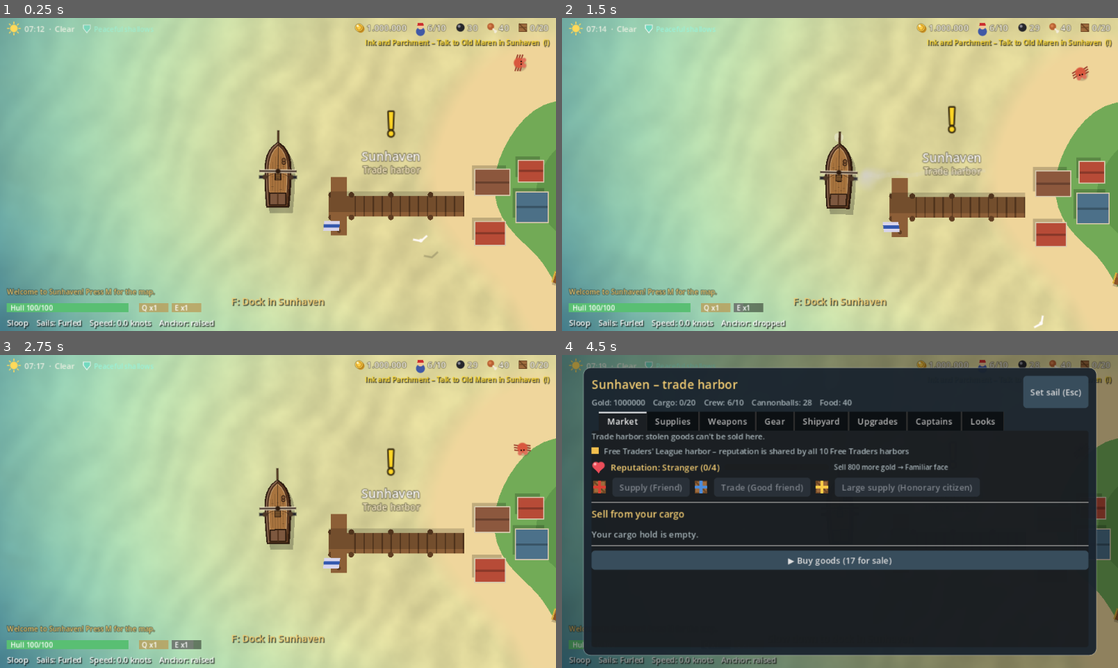
Above: before the commit, frames 1-4 (two rows, left to right).
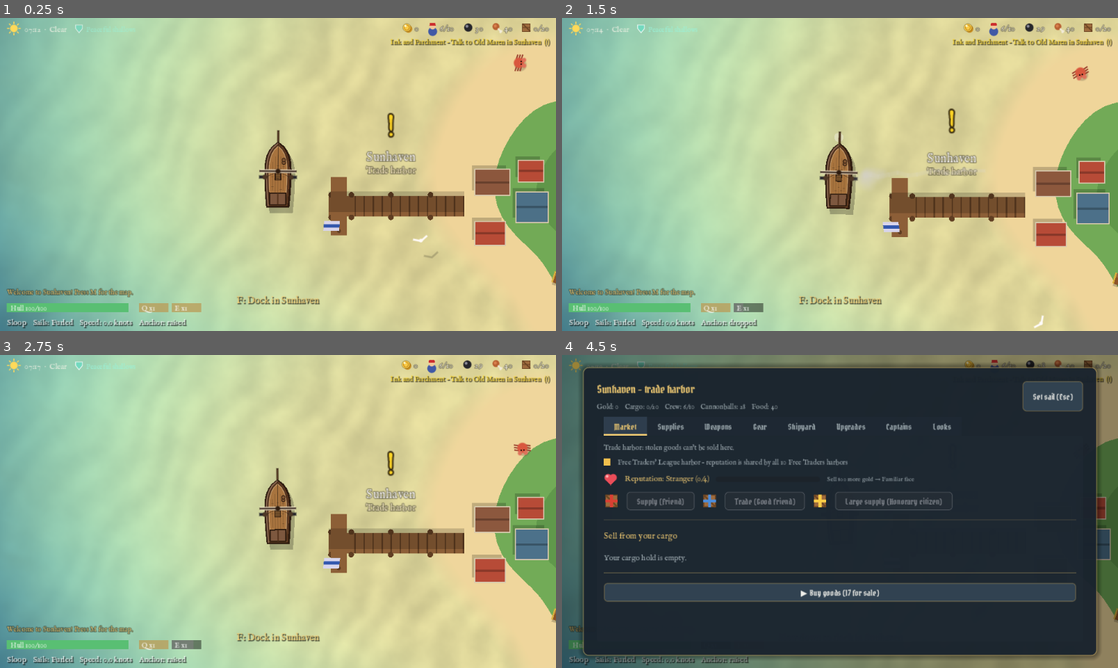
Above: after the commit, the same moments.

Repository: Marc-Wilms-Nielsen/pirate-game
Game: Godot game, scene res://scenes/main/main.tscn
Two runs of this game, one before a commit and one after it. Both use one fixed random seed, a clock stepped at 60 frames per second and the inputs below.
Inputs (mouse positions are in pixels of both pictures, inside the frame that each line leads up to):
- Up to frame 1 (0.25 s): no input
- Up to frame 2 (1.5 s): move the mouse to (962, 158) at 0.52 s; hold E (fire_right) 0.53-1.25 s; tap Space (anchor) at 0.6 s; click (962, 158) at 0.67 s; tap R (repair) at 0.8 s; drag from (728, 190) to (867, 208) at 1.27 s
- Up to frame 3 (2.75 s): move the mouse to (333, 442) at 2.02 s; hold E (fire_right) from 2.03 s (still down); tap Space (anchor) at 2.1 s; click (333, 442) at 2.17 s; tap R (repair) at 2.3 s
- Up to frame 4 (4.5 s): release E (fire_right) at 2.75 s; drag from (812, 574) to (673, 464) at 2.77 s; move the mouse to (1006, 558) at 3.52 s; hold Q (fire_left) 3.53-4.25 s; tap F (interact) at 3.6 s; click (1006, 558) at 3.67 s; tap R (repair) at 3.8 s; tap M (map) at 4.15 s; click "Decline" at 4.25 s

The runs differ from the first frame. In frame 1, 3.2% of the frame differs, in the area x 1-99%, y 1-100%; in frame 2, 3.2%; in frame 3, 3.2%; in frame 4, 26%.

Commit message:
Elegant UI, pirate fonts, softer clicks, 0 start gold, arrive under sail
- Fonts: Pirata One (headings, buttons, tabs) and IM FELL English (body,
  HUD, map), both SIL OFL, credited in CREDITS.md
- Text ~10 % smaller, more padding in panels and buttons, thin gold edges,
  gold line under the open tab, slim fast travel bar
- New deep, soft wooden button sound made by tools/generate_click.gd
- New voyages start with 0 gold; the 1,000,000 test top-up is removed;
  tests get their own start gold through Game.use_test_files
- Fast travel: surface out at sea under full sail heading for the pier, at a
  distance worked out from the ship's speed and glide, so taking in the
  sails at once coasts you to the pier
- On foot the camera can zoom out much less than at sea
- Home build map no longer spills under the building list

Co-Authored-By: Claude Opus 5.5 <noreply@anthropic.com>

Diff:
--- a/scenes/main/fast_travel.gd
+++ b/scenes/main/fast_travel.gd
@@ -8,6 +8,8 @@
 const SINK_TIME := 1.4
 const FADE_TIME := 0.35
 const RISE_TIME := 1.4
+const ARRIVAL_MIN := 250.0 ## px out from the pier where you surface (see arrival_spot)
+const ARRIVAL_MAX := 1400.0
 const PIRATE_RANGE := 700.0 ## no fast travel with an attacking pirate this close
 
 var busy := false
@@ -75,7 +77,10 @@
 		_spawn_bubbles(fleet, 1))
 	# 2. Fade to deep blue and move everyone
 	await _animate(FADE_TIME, func(t: float) -> void: _fade.color.a = t)
-	s.place_at(harbor.dock_position(), harbor.dock_rotation())
+	# You arrive out at sea, under full sail, heading for the pier: lower the sails and
+	# dock yourself (the harbor's local +x points out to sea).
+	var arrival := arrival_spot(harbor)
+	s.place_at(arrival, (harbor.dock_position() - arrival).angle())
 	for escort in get_tree().get_nodes_in_group("escorts"):
 		escort.call("_teleport_to_formation", s)
 	var tow := get_tree().get_first_node_in_group("tow_train")
@@ -91,7 +96,11 @@
 			(wake as Wake).clear() # no foam trail across the whole world
 	await get_tree().process_frame
 	await _animate(FADE_TIME, func(t: float) -> void: _fade.color.a = 1.0 - t)
-	# 3. Rise up through the water
+	# 3. Rise up through the water, already sailing at full speed – the wheel is yours
+	s.set_controlled(true)
+	s.sail_level = PlayerShip.SAIL_FACTORS.size() - 1
+	s.sail_level_changed.emit(s.sail_level)
+	s.speed = float(s.stats["speed"]) * Game.tow_speed_factor()
 	Sfx.play_at("splash", s.global_position)
 	await _animate(RISE_TIME, func(t: float) -> void:
 		for v in fleet:
@@ -102,11 +111,27 @@
 		if is_instance_valid(v):
 			(v as ShipVisual).set_sinking(0.0)
 	busy = false
-	s.set_controlled(true)
-	Game.notify("You surface at %s (%d gold). Press F to dock." % [harbor.harbor_name, price], UiTheme.ACCENT)
+	Game.notify("You surface off %s under full sail (%d gold). Lower the sails and dock!" % [harbor.harbor_name, price], UiTheme.ACCENT)
 	Game.changed.emit()
 	Game.save_game()
 	return true
+
+
+## Where you surface: open water straight out from the pier. The distance is worked out from
+## this ship's speed and how it glides: take in the sails the moment you are up, and you coast
+## to a stop right at the pier. React late and you need the anchor, or must steer away.
+func arrival_spot(harbor: Harbor) -> Vector2:
+	var s := _player_ship()
+	var dock := harbor.dock_position()
+	var out := Vector2.from_angle(harbor.global_rotation)
+	var v := float(s.stats["speed"]) * Game.tow_speed_factor() if s else 100.0
+	var glide := v * v / (2.0 * (s.deceleration if s else 9.0))
+	var dist := clampf(v * RISE_TIME + glide, ARRIVAL_MIN, ARRIVAL_MAX)
+	for k in [1.0, 0.8, 0.6, 0.4]:
+		var p: Vector2 = dock + out * dist * float(k)
+		if not Game.is_land(p) and not Game.is_land(dock + out * dist * float(k) * 0.5):
+			return p
+	return dock + out * ARRIVAL_MIN
 
 
 func _player_ship() -> PlayerShip:
--- a/scenes/player/player.gd
+++ b/scenes/player/player.gd
@@ -47,6 +47,8 @@
 	add_to_group("player_character")
 	WorldSky.add_lantern(self, Vector2.ZERO, 70.0, Color(1.0, 0.85, 0.6), 0.7)
 	($Camera2D as ZoomCamera).base_zoom = 2.0
+	# On foot the view stays close and personal: you can zoom out much less than at sea
+	($Camera2D as ZoomCamera).min_user_zoom = ZoomCamera.ON_FOOT_MIN_ZOOM
 	($Camera2D as Camera2D).top_level = true
 	_splash = AudioStreamPlayer.new()
 	_splash.stream = load("res://assets/audio/sfx/splash.wav") as AudioStream
--- a/scenes/ui/home_menu.gd
+++ b/scenes/ui/home_menu.gd
@@ -225,6 +225,7 @@
 	var grid := GridView.new()
 	grid.menu = self
 	grid.custom_minimum_size = Vector2(250, 220)
+	grid.clip_contents = true # the island art must not spill under the building list
 	row.add_child(grid)
 	var side := VBoxContainer.new()
 	side.size_flags_horizontal = Control.SIZE_EXPAND_FILL
--- a/scenes/ui/map_view.gd
+++ b/scenes/ui/map_view.gd
@@ -13,6 +13,16 @@
 	custom_minimum_size = Vector2(360, 240)
 	# Fast travel bar: shown at the bottom of the map when a harbor is picked
 	_bar = PanelContainer.new()
+	var bar_style := StyleBoxFlat.new() # a slim bar: less padding than a full menu panel
+	bar_style.bg_color = UiTheme.BG
+	bar_style.set_corner_radius_all(4)
+	bar_style.set_border_width_all(1)
+	bar_style.border_color = UiTheme.GOLD_EDGE
+	bar_style.content_margin_left = 10
+	bar_style.content_margin_right = 6
+	bar_style.content_margin_top = 4
+	bar_style.content_margin_bottom = 4
+	_bar.add_theme_stylebox_override("panel", bar_style)
 	_bar.visible = false
 	add_child(_bar)
 	var row := HBoxContainer.new()
@@ -305,7 +315,7 @@
 	]
 	draw_string(_font, pos + Vector2(0, 8), "Legend", HORIZONTAL_ALIGNMENT_LEFT, -1, 9, UiTheme.ACCENT)
 	for i in rows.size():
-		var y := pos.y + 20.0 + i * 12.0
+		var y := pos.y + 20.0 + i * 11.0
 		draw_circle(Vector2(pos.x + 4, y - 3), 3.0, rows[i][0], true, -1.0, true)
 		draw_string(_font, Vector2(pos.x + 12, y), rows[i][1], HORIZONTAL_ALIGNMENT_LEFT, -1, 8, UiTheme.TEXT)
 
--- a/scenes/ui/ui_theme.gd
+++ b/scenes/ui/ui_theme.gd
@@ -1,5 +1,7 @@
 class_name UiTheme
-## Fælles udseende og små hjælpefunktioner til menuerne.
+## Shared look and small helpers for the menus.
+## Style: deep blue-grey panels with thin gold edges, Pirata One for headings, buttons and tabs,
+## IM FELL English for body text (both SIL Open Font License, see CREDITS.md).
 
 const BG := Color(0.10, 0.14, 0.18, 0.95)
 const PANEL := Color(0.15, 0.20, 0.25, 1.0)
@@ -8,49 +10,135 @@
 const MUTED := Color(0.65, 0.70, 0.72)
 const GOOD := Color(0.6, 0.9, 0.6)
 const BAD := Color(1.0, 0.55, 0.5)
+const GOLD_EDGE := Color(0.95, 0.80, 0.45, 0.35)
+
+const BODY_FONT := "res://assets/fonts/IMFeENrm28P.ttf"
+const TITLE_FONT := "res://assets/fonts/PirataOne-Regular.ttf"
+const TEXT_SCALE := 0.9 ## all text a little smaller than the sizes asked for
+const TITLE_SIZE := 12 ## labels this size or bigger use the pirate heading font
+
+static var _body: Font
+static var _title: Font
+
+
+static func body_font() -> Font:
+	if _body == null:
+		_body = load(BODY_FONT) as Font
+	return _body
+
+
+static func title_font() -> Font:
+	if _title == null:
+		_title = load(TITLE_FONT) as Font
+	return _title
+
+
+## Text size after the global scale (never below 7, which stays readable).
+static func text_size(size: int) -> int:
+	return maxi(7, roundi(size * TEXT_SCALE))
+
+
+## Makes the body font the default for everything that isn't themed, including the HUD and
+## text drawn in code (map, quest marks). Called once at startup by the Settings autoload.
+static func install_default_font() -> void:
+	ThemeDB.fallback_font = body_font()
+	ThemeDB.get_default_theme().default_font = body_font() # unthemed controls such as the HUD
 
 
 static func make() -> Theme:
 	var theme := Theme.new()
-	theme.default_font_size = 10
+	theme.default_font = body_font()
+	theme.default_font_size = text_size(10)
 	var panel := StyleBoxFlat.new()
 	panel.bg_color = BG
-	panel.set_corner_radius_all(8)
+	panel.set_corner_radius_all(6)
 	panel.set_border_width_all(1)
-	panel.border_color = Color(1, 1, 1, 0.12)
-	panel.set_content_margin_all(10)
+	panel.border_color = GOLD_EDGE
+	panel.set_content_margin_all(16) # more room between the edge and what is inside
+	panel.shadow_color = Color(0, 0, 0, 0.35)
+	panel.shadow_size = 6
 	theme.set_stylebox("panel", "PanelContainer", panel)
 
 	var btn := StyleBoxFlat.new()
-	btn.bg_color = Color(0.22, 0.30, 0.36)
+	btn.bg_color = Color(0.20, 0.27, 0.33, 0.9)
 	btn.set_corner_radius_all(4)
-	btn.set_content_margin_all(4)
-	btn.content_margin_left = 8
-	btn.content_margin_right = 8
+	btn.set_border_width_all(1)
+	btn.border_color = Color(0.95, 0.80, 0.45, 0.22)
+	btn.content_margin_left = 12
+	btn.content_margin_right = 12
+	btn.content_margin_top = 4
+	btn.content_margin_bottom = 4
 	var hover := btn.duplicate() as StyleBoxFlat
-	hover.bg_color = Color(0.30, 0.40, 0.46)
+	hover.bg_color = Color(0.27, 0.35, 0.42, 0.95)
+	hover.border_color = Color(0.95, 0.80, 0.45, 0.6)
 	var pressed := btn.duplicate() as StyleBoxFlat
-	pressed.bg_color = Color(0.18, 0.24, 0.28)
+	pressed.bg_color = Color(0.16, 0.22, 0.27)
+	pressed.border_color = ACCENT
 	var disabled := btn.duplicate() as StyleBoxFlat
-	disabled.bg_color = Color(0.16, 0.19, 0.22)
-	theme.set_stylebox("normal", "Button", btn)
-	theme.set_stylebox("hover", "Button", hover)
-	theme.set_stylebox("pressed", "Button", pressed)
-	theme.set_stylebox("disabled", "Button", disabled)
-	theme.set_stylebox("focus", "Button", StyleBoxEmpty.new())
-	theme.set_color("font_disabled_color", "Button", Color(0.5, 0.52, 0.55))
+	disabled.bg_color = Color(0.15, 0.18, 0.21, 0.8)
+	disabled.border_color = Color(1, 1, 1, 0.06)
+	for kind in ["Button", "OptionButton"]:
+		theme.set_stylebox("normal", kind, btn)
+		theme.set_stylebox("hover", kind, hover)
+		theme.set_stylebox("pressed", kind, pressed)
+		theme.set_stylebox("disabled", kind, disabled)
+		theme.set_stylebox("focus", kind, StyleBoxEmpty.new())
+		theme.set_font("font", kind, title_font())
+		theme.set_font_size("font_size", kind, text_size(11))
+		theme.set_color("font_color", kind, TEXT)
+		theme.set_color("font_hover_color", kind, ACCENT)
+		theme.set_color("font_disabled_color", kind, Color(0.5, 0.52, 0.55))
+
+	# Tabs: a quiet row with a gold line under the open tab
+	var tab := StyleBoxFlat.new()
+	tab.bg_color = Color(0.12, 0.16, 0.2, 0.9)
+	tab.content_margin_left = 12
+	tab.content_margin_right = 12
+	tab.content_margin_top = 3
+	tab.content_margin_bottom = 3
+	var tab_sel := tab.duplicate() as StyleBoxFlat
+	tab_sel.bg_color = Color(0.18, 0.24, 0.3)
+	tab_sel.border_width_bottom = 2
+	tab_sel.border_color = ACCENT
+	var tab_hover := tab.duplicate() as StyleBoxFlat
+	tab_hover.bg_color = Color(0.16, 0.21, 0.26)
+	theme.set_stylebox("tab_unselected", "TabContainer", tab)
+	theme.set_stylebox("tab_selected", "TabContainer", tab_sel)
+	theme.set_stylebox("tab_hovered", "TabContainer", tab_hover)
+	var tab_panel := StyleBoxFlat.new()
+	tab_panel.bg_color = Color(0.12, 0.16, 0.2, 0.6)
+	tab_panel.set_content_margin_all(8)
+	tab_panel.set_corner_radius_all(3)
+	theme.set_stylebox("panel", "TabContainer", tab_panel)
+	theme.set_font("font", "TabContainer", title_font())
+	theme.set_font_size("font_size", "TabContainer", text_size(11))
+	theme.set_color("font_selected_color", "TabContainer", ACCENT)
+	theme.set_color("font_unselected_color", "TabContainer", MUTED)
+	theme.set_color("font_hovered_color", "TabContainer", TEXT)
+
+	# Thin gold separator lines
+	var line := StyleBoxLine.new()
+	line.color = Color(0.95, 0.80, 0.45, 0.25)
+	line.thickness = 1
+	theme.set_stylebox("separator", "HSeparator", line)
+	theme.set_constant("separation", "HSeparator", 10)
+
 	theme.set_color("font_color", "Label", TEXT)
-	theme.set_constant("separation", "VBoxContainer", 4)
-	theme.set_constant("separation", "HBoxContainer", 6)
-	theme.set_constant("h_separation", "GridContainer", 8)
-	theme.set_constant("v_separation", "GridContainer", 4)
+	theme.set_constant("separation", "VBoxContainer", 6)
+	theme.set_constant("separation", "HBoxContainer", 8)
+	theme.set_constant("h_separation", "GridContainer", 10)
+	theme.set_constant("v_separation", "GridContainer", 5)
+	theme.set_constant("h_separation", "HFlowContainer", 8)
+	theme.set_constant("v_separation", "HFlowContainer", 6)
 	return theme
 
 
 static func label(text: String, size := 10, color := TEXT) -> Label:
 	var l := Label.new()
 	l.text = text
-	l.add_theme_font_size_override("font_size", size)
+	if size >= TITLE_SIZE:
+		l.add_theme_font_override("font", title_font())
+	l.add_theme_font_size_override("font_size", text_size(size))
 	l.add_theme_color_override("font_color", color)
 	# Long sentences wrap onto more lines. Otherwise one long line forces its whole menu panel
 	# wider than the screen, and buttons on the right end up off-screen.
@@ -67,7 +155,7 @@
 	b.disabled = not enabled
 	b.focus_mode = Control.FOCUS_NONE
 	b.pressed.connect(func() -> void:
-		Sfx.play("click", -6.0, 0.02)
+		Sfx.play("click", -4.0, 0.03)
 		on_pressed.call())
 	return b
 
--- a/scenes/ui/zoom_camera.gd
+++ b/scenes/ui/zoom_camera.gd
@@ -1,13 +1,17 @@
 class_name ZoomCamera
 extends Camera2D
-## Kamera med spillerens egen zoom (musehjul eller + / -) oven i en automatisk "basis-zoom".
-## Zoom-niveauet deles mellem skib og kaptajn (gemt i Game.user_zoom).
+## Camera with the player's own zoom (mouse wheel or + / -) on top of an automatic "base zoom".
+## The zoom level is shared between the ship and the captain (saved in Game.user_zoom).
+## On foot (PlayerCharacter sets min_user_zoom) you can zoom out much less than at sea,
+## for a closer, more personal view; the ship's wider zoom is kept for when you go back aboard.
 
-const MIN_USER_ZOOM := 0.18 ## hvor langt man kan zoome ud
+const MIN_USER_ZOOM := 0.18 ## how far out you can zoom at sea
+const ON_FOOT_MIN_ZOOM := 0.65 ## how far out you can zoom on land (about 3.6x closer than at sea)
 const MAX_USER_ZOOM := 1.8
 const STEP := 1.15
 
-var base_zoom: float = 1.3 ## sættes af ejeren (f.eks. skibet ud fra fart)
+var base_zoom: float = 1.3 ## set by the owner (e.g. the ship, from its speed)
+var min_user_zoom: float = MIN_USER_ZOOM
 
 
 func _ready() -> void:
@@ -29,9 +33,16 @@
 
 
 func _change(factor: float) -> void:
-	Game.user_zoom = clampf(Game.user_zoom * factor, MIN_USER_ZOOM, MAX_USER_ZOOM)
+	# Start from what this camera actually shows, so zooming in on land responds at once
+	var current := clampf(Game.user_zoom, min_user_zoom, MAX_USER_ZOOM)
+	Game.user_zoom = clampf(current * factor, min_user_zoom, MAX_USER_ZOOM)
+
+
+## The user zoom this camera uses right now.
+func effective_user_zoom() -> float:
+	return clampf(Game.user_zoom, min_user_zoom, MAX_USER_ZOOM)
 
 
 func _process(delta: float) -> void:
-	var target := base_zoom * Game.user_zoom
+	var target := base_zoom * effective_user_zoom()
 	zoom = zoom.lerp(Vector2(target, target), 1.0 - exp(-4.0 * delta))
--- a/scripts/autoload/game.gd
+++ b/scripts/autoload/game.gd
@@ -15,8 +15,9 @@
 var save_path := "user://save.dat" ## tests switch to their own file (use_test_files)
 const SAVE_VERSION := 3 ## 2: opgraderinger har 100 trin. 3: 10x større verden
 
-const START_GOLD := 1000000 ## MIDLERTIDIGT til test – sæt tilbage til 150
-const TEST_GOLD := 1000000 ## MIDLERTIDIGT: gemte spil fyldes op til dette beløb (0 = slået fra)
+const START_GOLD := 0 ## a new voyage starts with empty pockets
+const TEST_START_GOLD := 1000000 ## tests (use_test_files) start rich, so they can buy everything they check
+var _test_mode := false
 const START_CANNONBALLS := 30
 const START_FOOD := 40
 
@@ -69,7 +70,7 @@
 
 
 func reset() -> void:
-	gold = START_GOLD
+	gold = TEST_START_GOLD if _test_mode else START_GOLD
 	cannonballs = START_CANNONBALLS
 	food = START_FOOD
 	crew = Catalog.START_CREW
@@ -824,8 +825,6 @@
 		if not config.has("flag_style"):
 			config["flag_style"] = "small"
 	active_ship_index = clampi(active_ship_index, 0, owned_ships.size() - 1)
-	if TEST_GOLD > 0 and gold < TEST_GOLD:
-		gold = TEST_GOLD
 	# Venskab var pr. havn før – nu pr. fraktion
 	for key in harbor_rep.keys():
 		if not Catalog.FACTIONS.has(key):
@@ -857,6 +856,7 @@
 ## Tests call this first: from then on they save, load and delete their own files and never
 ## touch the player's real save game or settings.
 func use_test_files() -> void:
+	_test_mode = true
 	save_path = "user://test_save.dat"
 	Settings.config_path = "user://test_settings.cfg"
 
--- a/scripts/autoload/settings.gd
+++ b/scripts/autoload/settings.gd
@@ -28,6 +28,7 @@
 
 func _ready() -> void:
 	process_mode = Node.PROCESS_MODE_ALWAYS
+	UiTheme.install_default_font() # the game's book font for the HUD, map and everything else
 	for bus_name in BUSES:
 		if AudioServer.get_bus_index(bus_name) == -1:
 			AudioServer.add_bus()
--- a/scripts/autoload/sfx.gd
+++ b/scripts/autoload/sfx.gd
@@ -9,7 +9,7 @@
 	"swing": "res://assets/audio/sfx/sword_swing.wav",
 	"hurt": "res://assets/audio/sfx/hurt.wav",
 	"splash": "res://assets/audio/sfx/splash.wav",
-	"click": "res://assets/audio/sfx/ui_click.wav",
+	"click": "res://assets/audio/sfx/ui_click_soft.wav", ## deep, soft wooden tock (tools/generate_click.gd)
 	"gunshot": "res://assets/audio/sfx/gunshot.wav",
 	"explosion": "res://assets/audio/sfx/explosion.wav",
 	"fire": "res://assets/audio/sfx/fire_whoosh.wav",
--- a/tests/travel_check.gd
+++ b/tests/travel_check.gd
@@ -105,7 +105,10 @@
 		if waited == 150:
 			await _shot("t4_rising")
 	_check(not travel.busy, "the trip finishes (%d frames)" % waited)
-	_check(ship.global_position.distance_to(dest.dock_position()) < 5.0, "you surface next to %s's pier" % dest.harbor_name)
+	var to_dock := dest.dock_position() - ship.global_position
+	_check(to_dock.length() > 150.0 and to_dock.length() < 650.0, "you surface out at sea off %s (%d px from the pier)" % [dest.harbor_name, int(to_dock.length())])
+	_check(ship.sail_level == PlayerShip.SAIL_FACTORS.size() - 1 and ship.speed > 10.0, "you arrive under full sail and moving (%.0f px/s)" % ship.speed)
+	_check(Vector2.from_angle(ship.rotation).dot(to_dock.normalized()) > 0.9, "heading straight for the pier")
 	_check(Game.gold == gold - cost, "the trip cost %d gold" % cost)
 	_check(ship.controlled, "you can sail again")
 	_check(is_equal_approx((ship.visual.get("_body") as Node2D).modulate.a, 1.0), "your ship is fully above water again")
@@ -114,7 +117,25 @@
 	await _frames(10)
 	var tow_visuals: Array = get_tree().get_first_node_in_group("tow_train").get("_visuals")
 	_check(tow_visuals.size() == 1 and (tow_visuals[0] as Node2D).global_position.distance_to(ship.global_position) < 200.0, "the ship in tow came along")
+	# Taking in the sails right away lets you coast to a stop at the pier
+	ship.sail_level = 0
+	var glide_frames := 0
+	while ship.speed > 3.0 and glide_frames < 3000:
+		await get_tree().process_frame
+		glide_frames += 1
+	var left := ship.global_position.distance_to(dest.dock_position())
+	_check(ship.speed <= 3.0 and left < Harbor.DOCK_RADIUS + 40.0, "sails down at once: you coast to a stop at the pier (%d px left)" % int(left))
 	await _shot("t5_arrived")
+
+	# A new voyage starts with no gold (tests get their own start gold)
+	_check(Game.START_GOLD == 0, "a new voyage starts with 0 gold")
+
+	# On foot you can't zoom out as far as at sea
+	var cam := ZoomCamera.new()
+	cam.min_user_zoom = ZoomCamera.ON_FOOT_MIN_ZOOM
+	Game.user_zoom = ZoomCamera.MIN_USER_ZOOM
+	_check(is_equal_approx(cam.effective_user_zoom(), ZoomCamera.ON_FOOT_MIN_ZOOM), "on foot the view stays close even if you zoomed far out at sea")
+	cam.free()
 	print("TRAVEL CHECK DONE. Failures: %d" % _failures)
 	get_tree().quit(1 if _failures > 0 else 0)
 
--- /dev/null
+++ b/tools/generate_click.gd
@@ -0,0 +1,45 @@
+extends SceneTree
+## Makes the button sound: a deep, soft wooden "tock", like a marimba bar.
+## A low fundamental (G3) with two quiet overtones that die out faster, a 4 ms soft attack,
+## and a tiny burst of filtered noise for the wood. Writes assets/audio/sfx/ui_click_soft.wav.
+## Run: godot --headless --script res://tools/generate_click.gd
+
+const RATE := 44100
+const LENGTH := 0.32
+const OUT := "res://assets/audio/sfx/ui_click_soft.wav"
+
+
+func _initialize() -> void:
+	var n := int(RATE * LENGTH)
+	var samples := PackedFloat32Array()
+	samples.resize(n)
+	var rng := RandomNumberGenerator.new()
+	rng.seed = 7
+	var noise_lp := 0.0
+	var peak := 0.0
+	for i in n:
+		var t := float(i) / RATE
+		var attack := minf(t / 0.004, 1.0)
+		var v := 0.0
+		v += sin(TAU * 196.0 * t) * exp(-t / 0.11) # fundamental, the warm body of the sound
+		v += 0.30 * sin(TAU * 392.0 * t + 0.3) * exp(-t / 0.05)
+		v += 0.10 * sin(TAU * 784.0 * t + 1.1) * exp(-t / 0.025)
+		v += 0.35 * sin(TAU * 98.0 * t) * exp(-t / 0.04) # a soft thump below
+		noise_lp += (rng.randf_range(-1.0, 1.0) - noise_lp) * 0.15 # low-passed noise: wood, not hiss
+		v += noise_lp * 0.5 * exp(-t / 0.006)
+		v *= attack
+		samples[i] = v
+		peak = maxf(peak, absf(v))
+	var data := PackedByteArray()
+	data.resize(n * 2)
+	for i in n:
+		var s := int(clampf(samples[i] / peak * 0.6, -1.0, 1.0) * 32767.0)
+		data.encode_s16(i * 2, s)
+	var wav := AudioStreamWAV.new()
+	wav.format = AudioStreamWAV.FORMAT_16_BITS
+	wav.mix_rate = RATE
+	wav.stereo = false
+	wav.data = data
+	var err := wav.save_to_wav(ProjectSettings.globalize_path(OUT))
+	print("wrote %s (%d samples): %s" % [OUT, n, error_string(err)])
+	quit()
Not shown, added: assets/audio/sfx/ui_click_soft.wav.import
Binary file added: assets/fonts/IMFeENrm28P.ttf
Not shown, added: assets/fonts/IMFeENrm28P.ttf.import
Not shown, added: assets/fonts/OFL-IMFellEnglish.txt
Not shown, added: assets/fonts/OFL-PirataOne.txt
Binary file added: assets/fonts/PirataOne-Regular.ttf
Not shown, added: assets/fonts/PirataOne-Regular.ttf.import
Not shown, changed: CLAUDE.md
Not shown, changed: CREDITS.md
Not shown, added: assets/audio/sfx/ui_click_soft.wav
Not shown, changed: docs/roadmap.md
